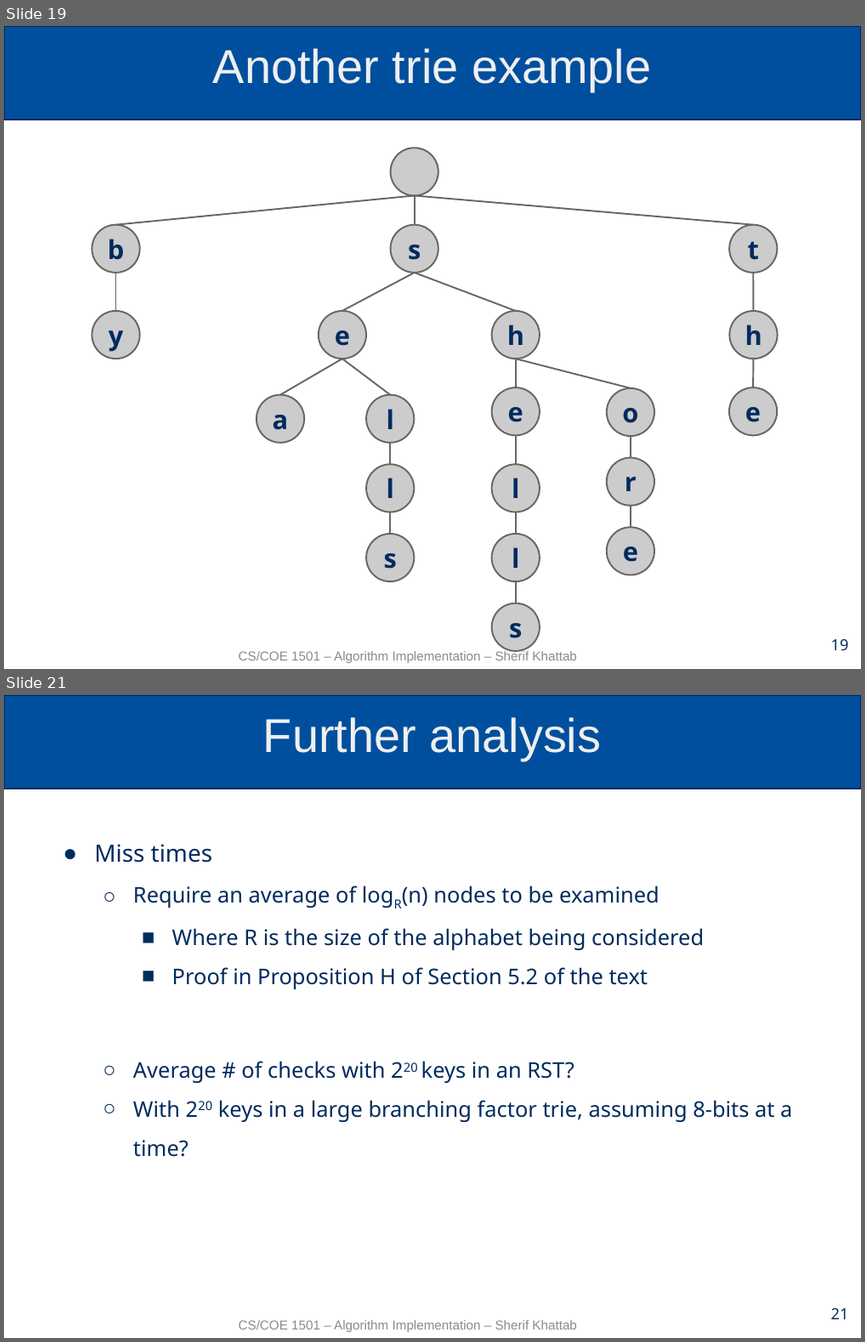
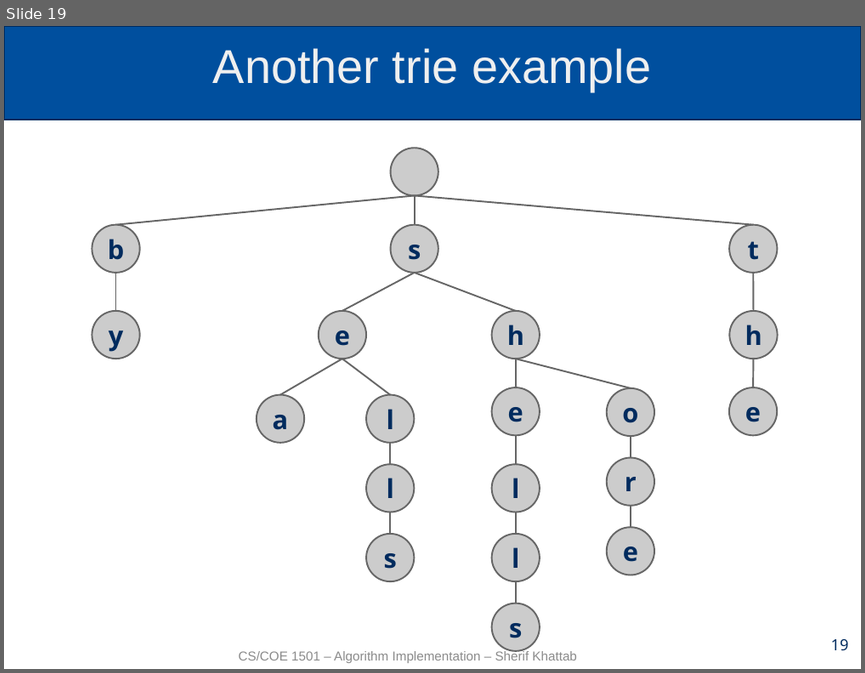
Before and after one commit to cs1501-2224/handouts, a slide deck: DraftSlides/Lecture9.pptx. Shown one above the other, each under a label of ours: slides 19 and 21 before the commit, slide 19 after it; the slides between them are not shown. The pictures are 865x1342 and 865x673 pixels, drawn with LibreOffice and Linux fonts; fonts in the diff are those of the drawing. Boxes give left, top, right and bottom in pixels: in the first picture for what was removed or moved away, otherwise in the second. Text is boxed around its words. In the diff, an @@ line names an element or a change of style, - is before the commit and + after.

```diff
--- a/DraftSlides/Lecture9.pptx
+++ b/DraftSlides/Lecture9.pptx
@@ slide 21 removed at (x1=4, y1=695, x2=861, y2=1338), background #FFFFFF; not listed: 1 template element that a slide beside it also shows @@
@@ title removed at (x1=263, y1=717, x2=601, y2=760) @@
-Further analysis
@@ text removed at (x1=94, y1=844, x2=792, y2=1157) @@
-● Miss times
-  ○ Require an average of logR(n) nodes to be examined
-    ■ Where R is the size of the alphabet being considered
-    ■ Proof in Proposition H of Section 5.2 of the text
-  ○ Average # of checks with 220 keys in an RST?
-  ○ With 220 keys in a large branching factor trie, assuming 8-bits at a time?
@@ text removed at (x1=239, y1=1320, x2=576, y2=1332) @@
-CS/COE 1501 – Algorithm Implementation – Sherif Khattab
@@ page number removed at (x1=831, y1=1308, x2=849, y2=1319) @@
-21
```
Also in this commit, not shown: 16 other slides removed, 4 other files.
